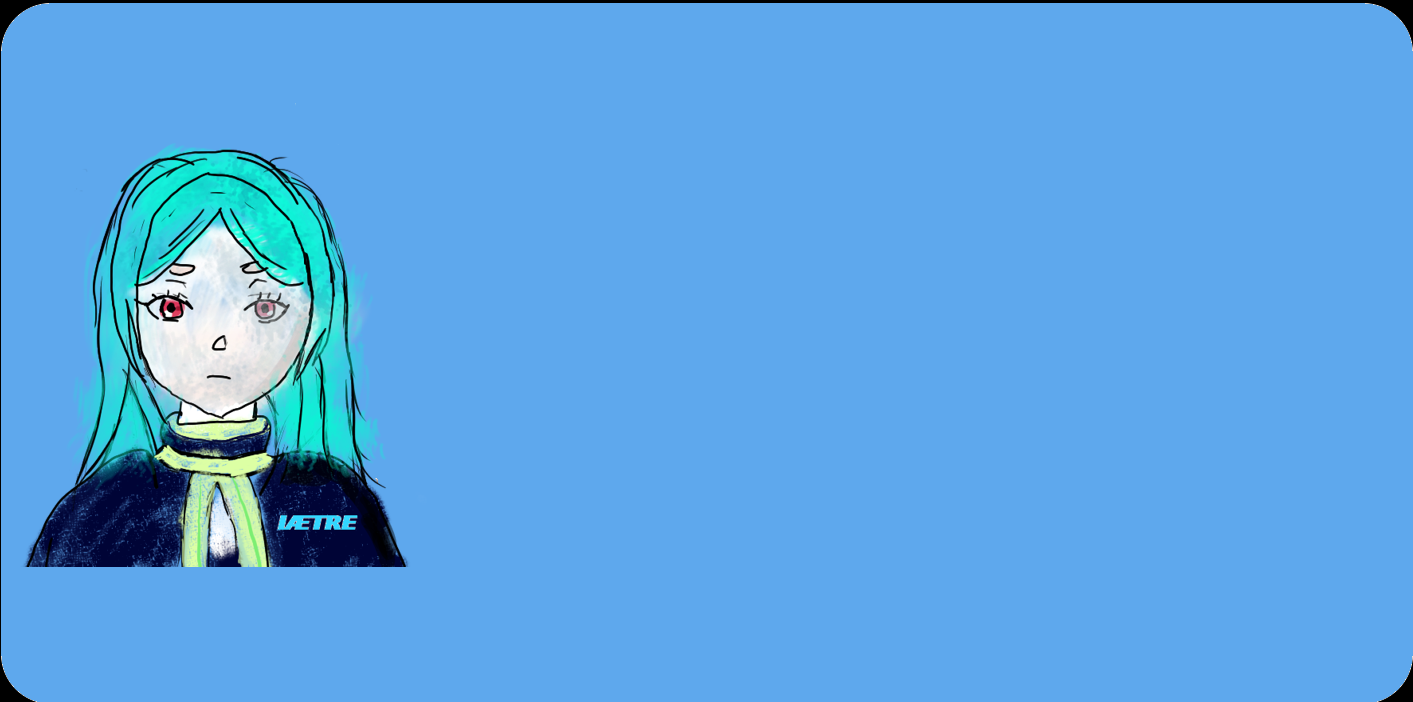
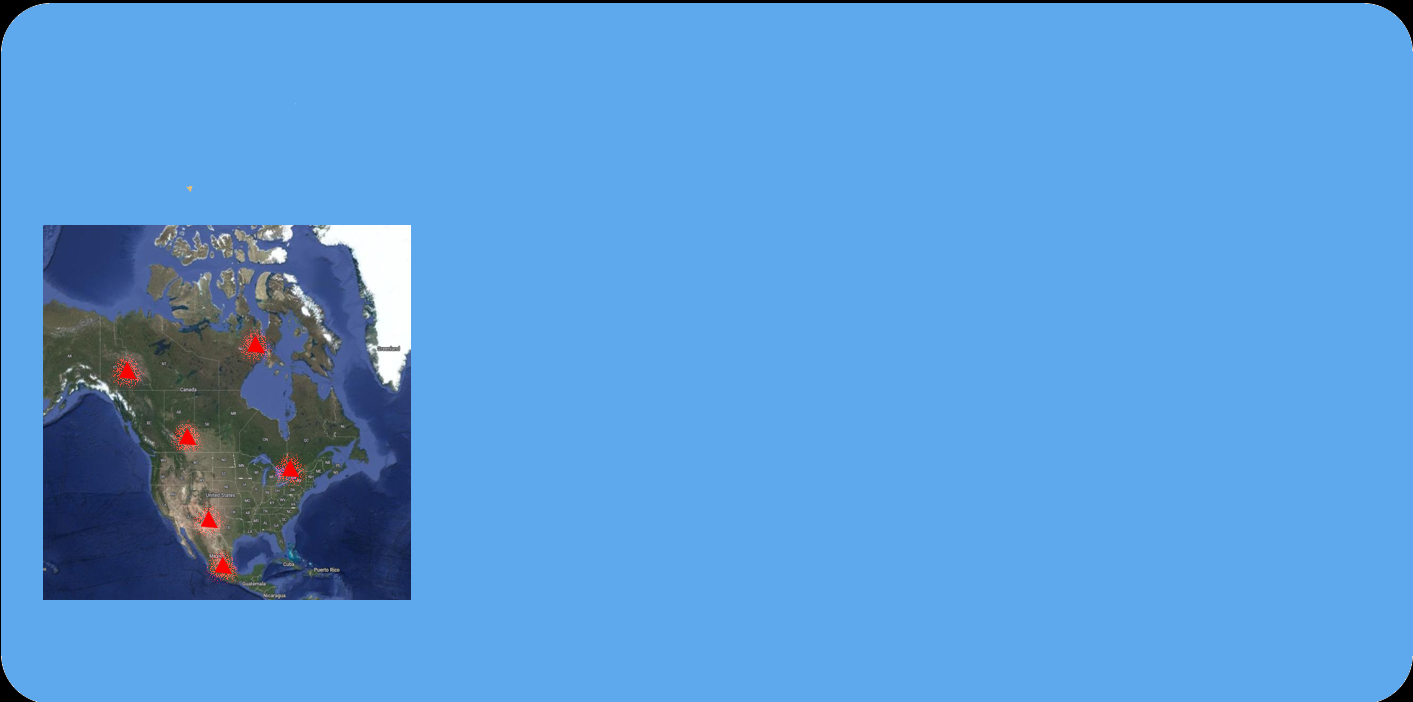
Revision of a layered 1413 × 702 image; what changed, layer by layer:
hid "frierenref.png", painted on it over <box>21,143,426,600</box>
added layer "Copy of Paint Layer 1" (1st of 5) above "Copy of Paint Layer 1" over <box>128,320,320,448</box>
added layer "Copy of Paint Layer 1" (2nd of 5) above "Copy of Paint Layer 1" over <box>128,320,320,512</box>
added layer "Copy of Paint Layer 1" (3rd of 5) above "Copy of Paint Layer 1" over <box>192,320,320,512</box>
added layer "Copy of Paint Layer 1" (4th of 5) above "Copy of Paint Layer 1" over <box>128,320,320,448</box>
added layer "Copy of Paint Layer 1" (5th of 5) above "Paint Layer 1" over <box>128,320,320,448</box>
added layer "Paint Layer 1" above "Paint Layer 1 (pasted)" over <box>128,320,320,448</box>
added layer "Paint Layer 1 (pasted)" above "Background" over <box>21,192,426,600</box>
painted on "Background" over <box>21,143,426,600</box>